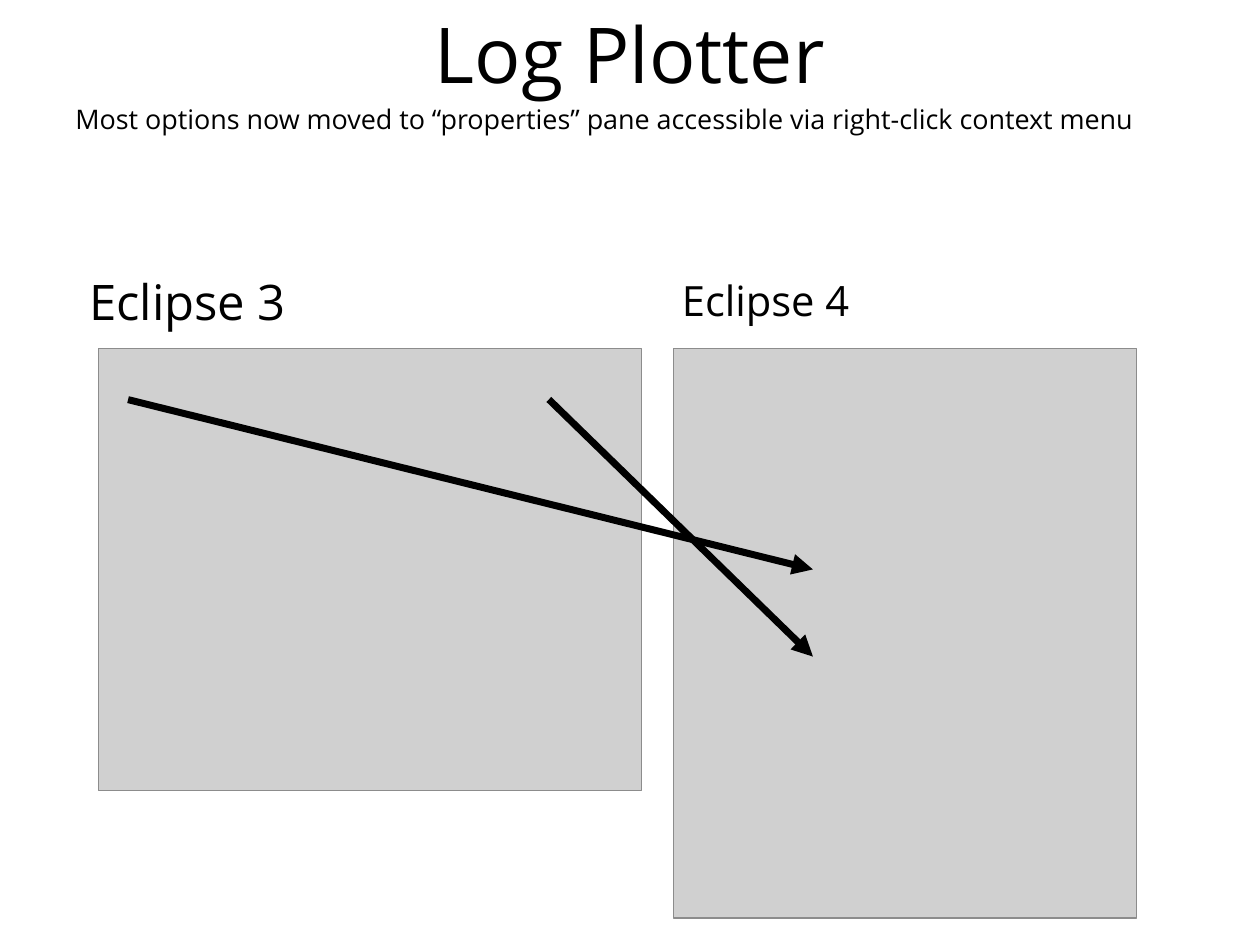
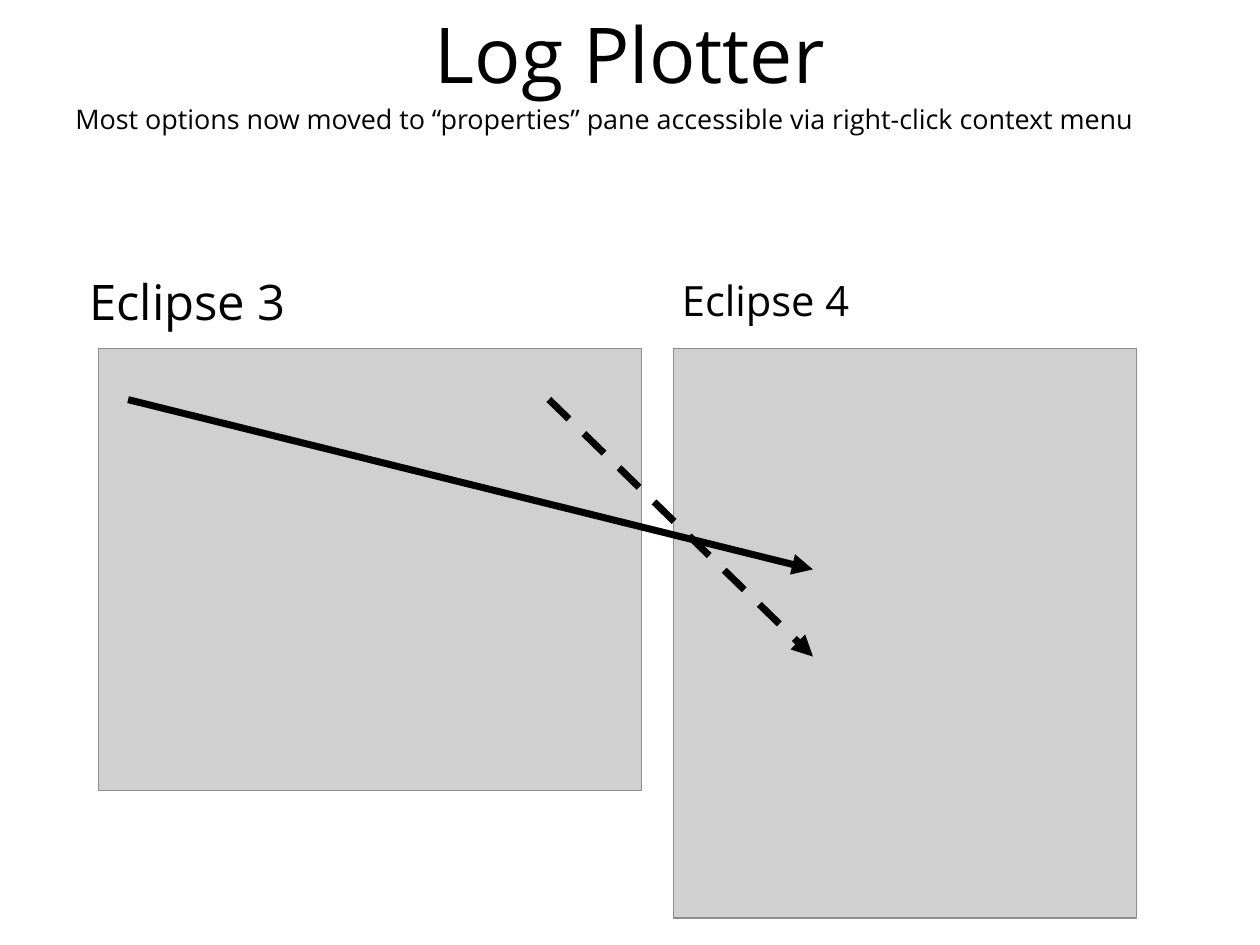
Before and after one commit to ISISComputingGroup/ibex_user_manual, a slide deck: slide 9 of eclipse_4_changes.ppt. Drawn at 1260x945 pixels with LibreOffice and Linux fonts; fonts in the diff are those of the drawing; grey boxes stand for pictures; background and template pictures are left out. Boxes give left, top, right and bottom in pixels: in the first picture for what was removed or moved away, otherwise in the second. Text is boxed around its words. In the diff, an @@ line names an element or a change of style, - is before the commit and + after.

```diff
--- a/eclipse_4_changes.ppt
+++ b/eclipse_4_changes.ppt
@@ arrow (549, 399) - (813, 656): stroke #000000 4 pt to #000000 4 pt dashed @@
```
Also in this commit, not shown: 7 other slides changed, 1 slide removed.
